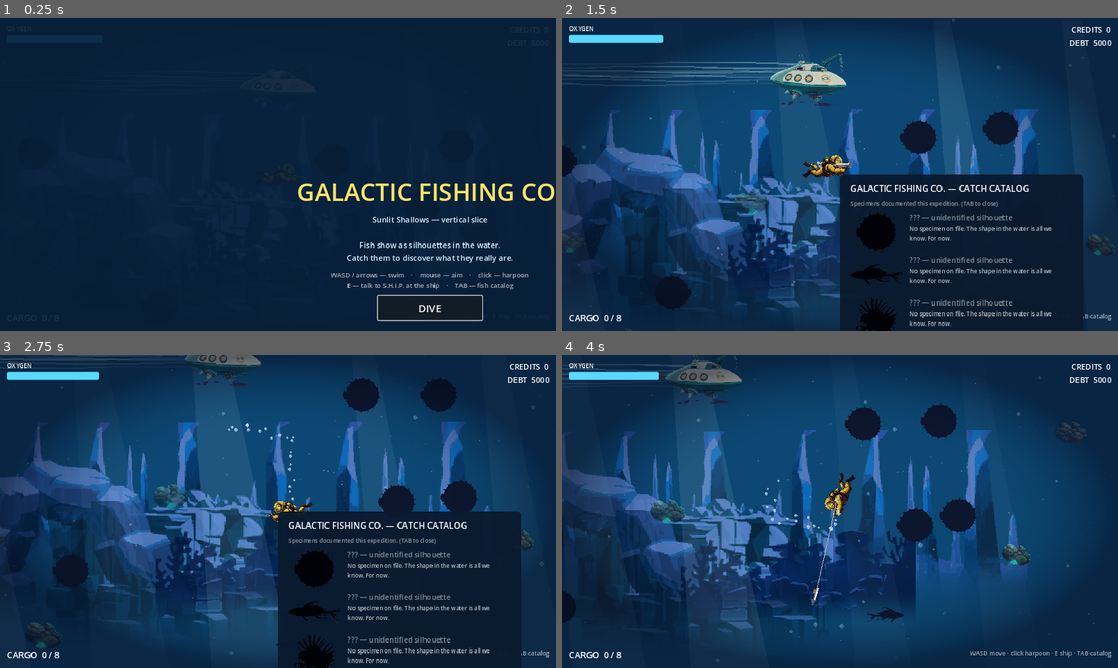
Above: before the commit, frames 1-4 (two rows, left to right).
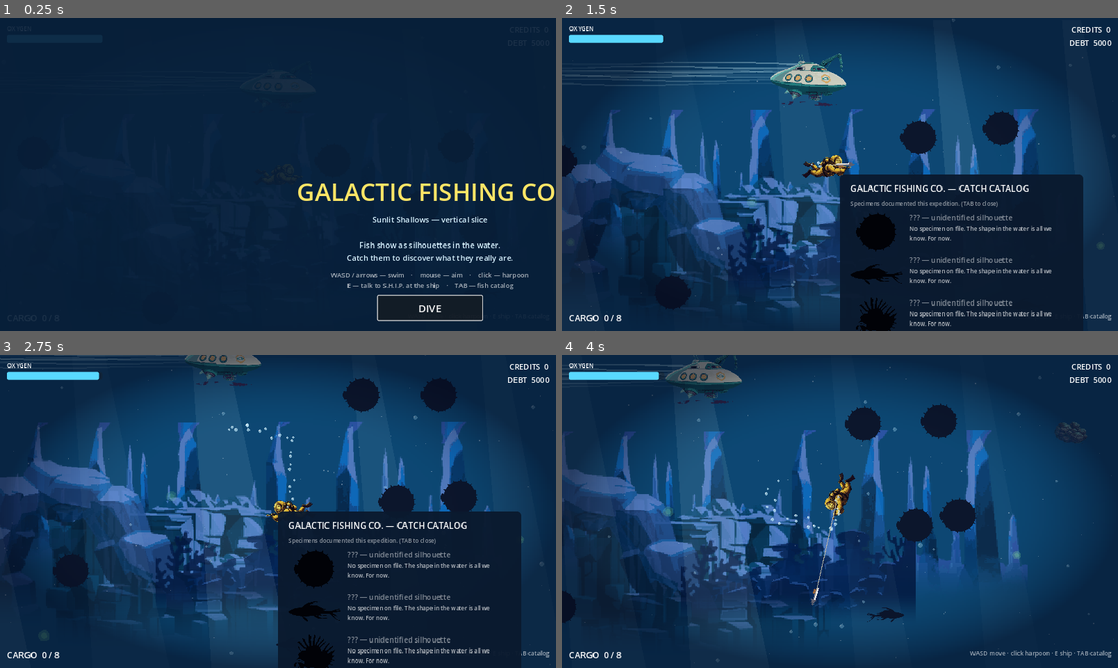
Above: after the commit, the same moments.

Repository: Chowwyie/galactic-fishing-co
Game: Godot game, scene res://scenes/main.tscn
Two runs of this game, one before a commit and one after it. Both use one fixed random seed, a clock stepped at 60 frames per second and the inputs below.
Inputs (mouse positions are in pixels of both pictures, inside the frame that each line leads up to):
- Up to frame 1 (0.25 s): no input
- Up to frame 2 (1.5 s): click "DIVE" at 0.5 s; tap Enter at 1.25 s; move the mouse to (962, 158) at 1.27 s; hold D from 1.28 s (still down); tap Tab at 1.35 s; click (962, 158) at 1.42 s
- Up to frame 3 (2.75 s): move the mouse to (166, 527) at 2.02 s; release D at 2.03 s; hold S from 2.03 s (still down); tap E at 2.1 s
- Up to frame 4 (4 s): move the mouse to (895, 442) at 2.77 s; release S at 2.78 s; hold D 2.78-3.53 s; tap Tab at 2.85 s; move the mouse to (812, 574) at 3.52 s; hold W from 3.53 s (still down); tap E at 3.6 s; click (812, 574) at 3.67 s

The runs differ from the first frame. In frame 2, 0.4% of the frame differs, in the area x 0-100%, y 54-100%; in frame 3, 0.5%; in frame 4, 0.6%, in the area x 15-85%, y 46-68%.

Commit message:
Iter4: glow plankton are soft light motes, not rocky clusters (fix floating-boulder read)

Diff:
--- a/scripts/environment.gd
+++ b/scripts/environment.gd
@@ -120,15 +120,16 @@
 		add_child(nt)
 		bobbers.append({"node": nt, "base_y": pt.y, "phase": rng.randf() * TAU,
 			"amp": 12.0, "speed": rng.randf_range(0.4, 0.7), "mode": "bob"})
-	# drifting glow plankton mid-water
-	var gp: Texture2D = load("res://assets/sprites/env-glow-plankton.png")
+	# drifting glow plankton mid-water: soft light motes only, no rock body —
+	# they must never read as floating boulders
+	var gp: Texture2D = load("res://assets/sprites/glow.png")
 	for i in range(4):
 		var pg := Vector2(rng.randf_range(60, ZONE_W - 60), rng.randf_range(300.0, 1200.0))
-		var g := _spr(gp, pg, rng.randf_range(0.4, 0.6), Color(0.7, 1.0, 0.9, 0.7))
+		var g := _spr(gp, pg, rng.randf_range(1.2, 2.0), Color(0.55, 1.0, 0.85, 0.55))
 		add_child(g)
 		_pf(g, pg, 0.8)
 		bobbers.append({"node": g, "phase": rng.randf() * TAU,
-			"amp": 0.25, "speed": rng.randf_range(0.4, 0.8), "mode": "pulse", "alpha": 0.7})
+			"amp": 0.2, "speed": rng.randf_range(0.4, 0.8), "mode": "pulse", "alpha": 0.55})
 	# batch D: shells + sand ripples on the floor
 	var shells := [["env-starfish", 3, 0.5, 0.75], ["env-scallop-shell", 3, 0.5, 0.75], ["env-rubble-pile", 3, 0.5, 0.75]]
 	for sh in shells:
